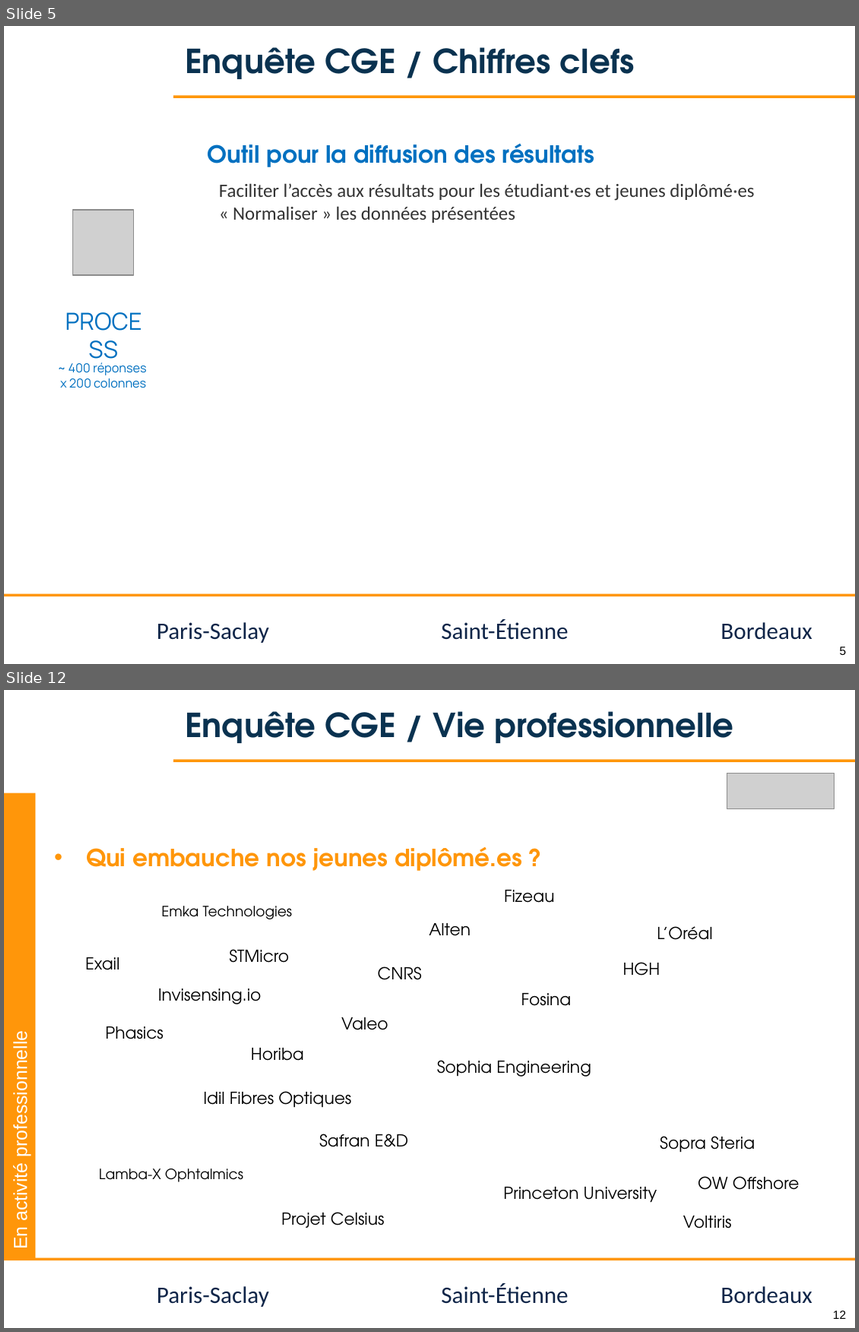
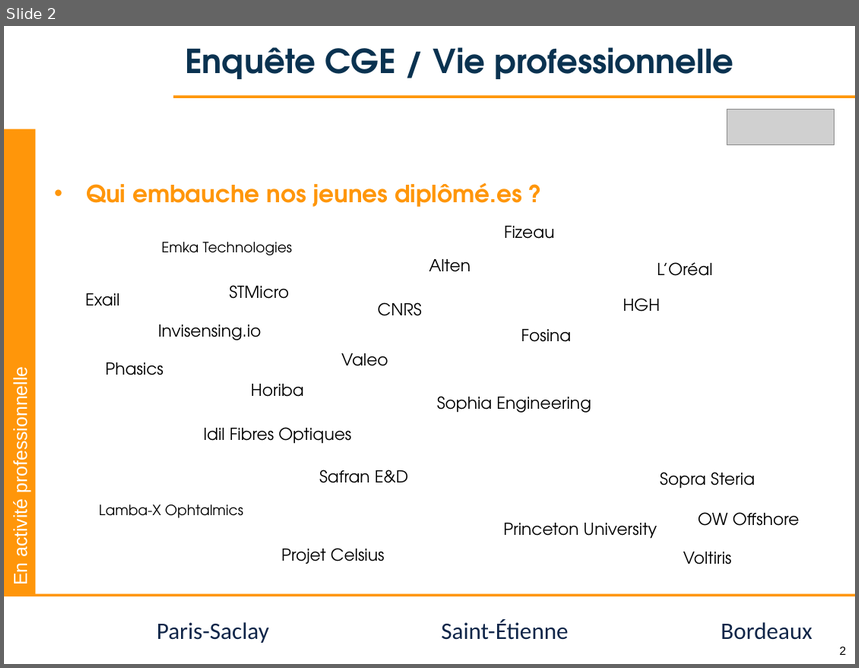
Before and after one commit to jvillemejane/jvillemejane, a slide deck: Presentations/2024_11_21_COFOR_CGE.pptx. Shown one above the other, each under a label of ours: slides 5 and 12 before the commit, slide 2 after it; the slides between them are not shown. The pictures are 859x1332 and 859x668 pixels, drawn with LibreOffice and Linux fonts; fonts in the diff are those of the drawing; grey boxes stand for pictures; background and template pictures are left out. Boxes give left, top, right and bottom in pixels: in the first picture for what was removed or moved away, otherwise in the second. Text is boxed around its words. In the diff, an @@ line names an element or a change of style, - is before the commit and + after.

```diff
--- a/Presentations/2024_11_21_COFOR_CGE.pptx
+++ b/Presentations/2024_11_21_COFOR_CGE.pptx
@@ slide 5 removed at bbox=[4, 26, 855, 664], background #FFFFFF; not listed: 6 template elements that a slide beside it also shows @@
@@ title removed at bbox=[185, 47, 634, 79] @@
-Enquête CGE / Chiffres clefs
@@ text removed at bbox=[208, 144, 595, 167] @@
-Outil pour la diffusion des résultats
@@ text removed at bbox=[219, 183, 754, 223] @@
-Faciliter l’accès aux résultats pour les étudiant·es et jeunes diplômé·es
-« Normaliser » les données présentées
@@ picture removed at bbox=[73, 210, 133, 275] @@
@@ text removed at bbox=[52, 303, 155, 340] @@
-PROCESS
@@ text removed at bbox=[60, 363, 146, 389] @@
-~ 400 réponses
-x 200 colonnes
@@ what was slide 12 is now slide 2 @@
@@ page number at bbox=[840, 647, 847, 655]: text changed @@
-12
+2
```
Also in this commit, not shown: 1 slide changed, 9 other slides removed, 2 other files.
